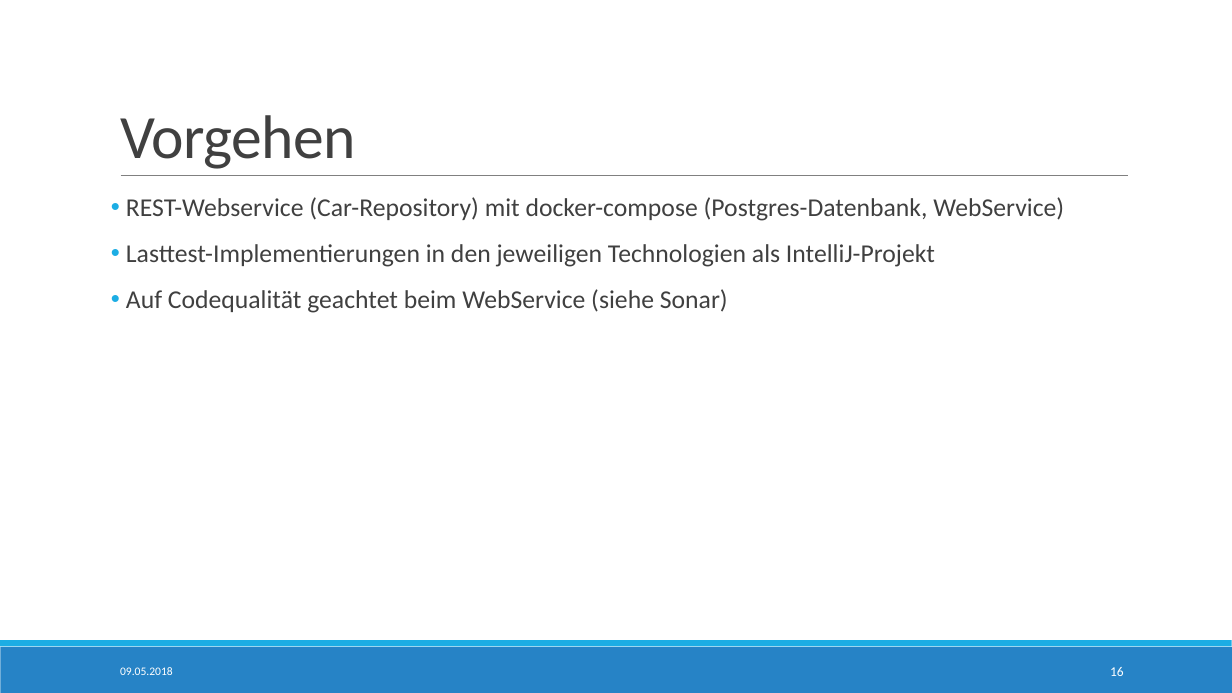
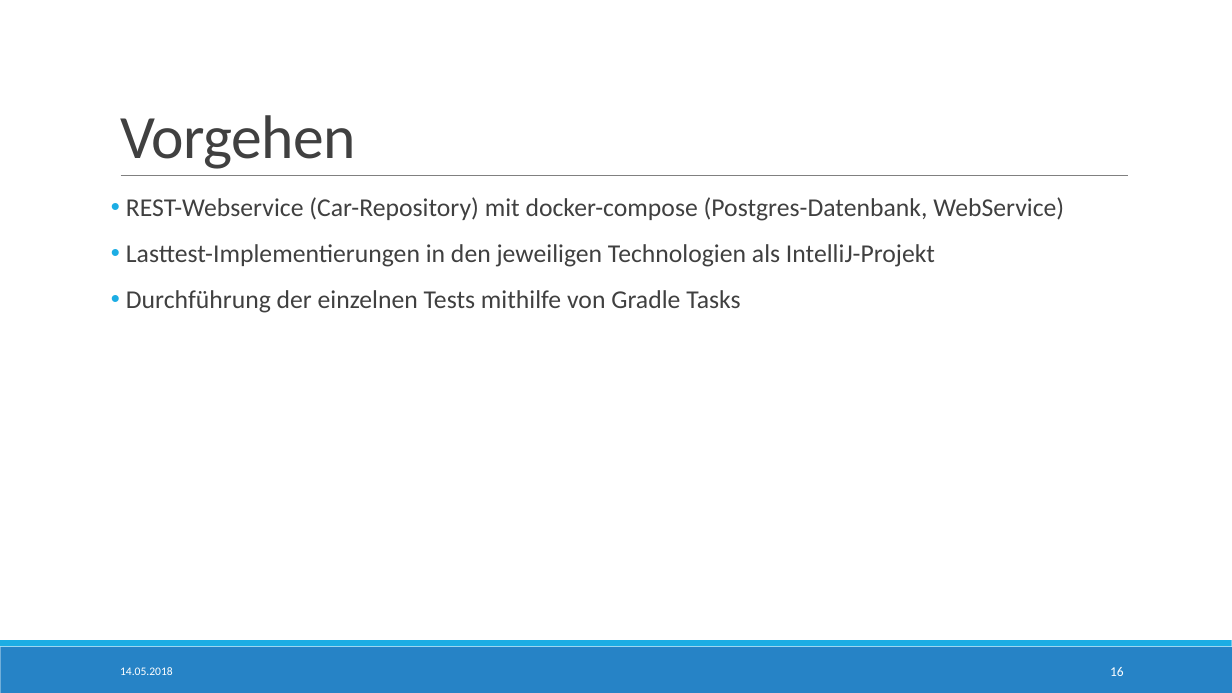
Before and after one commit to StTraeger/sqs-car-webservice, a slide deck: slide 16 of LoadTesting.pptx. Drawn at 1232x693 pixels with LibreOffice and Linux fonts; fonts in the diff are those of the drawing. Boxes give left, top, right and bottom in pixels: in the first picture for what was removed or moved away, otherwise in the second. Text is boxed around its words. In the diff, an @@ line names an element or a change of style, - is before the commit and + after.

```diff
--- a/LoadTesting.pptx
+++ b/LoadTesting.pptx
@@ text at (126,290,740,313): text changed @@
-• Auf Codequalität geachtet beim WebService (siehe Sonar)
+• Durchführung der einzelnen Tests mithilfe von Gradle Tasks
@@ text at (120,667,173,675): text changed @@
-09.05.2018
+14.05.2018
```
Also in this commit, not shown: 14 other slides changed, 1 slide added, 1 slide removed, 11 other files.
